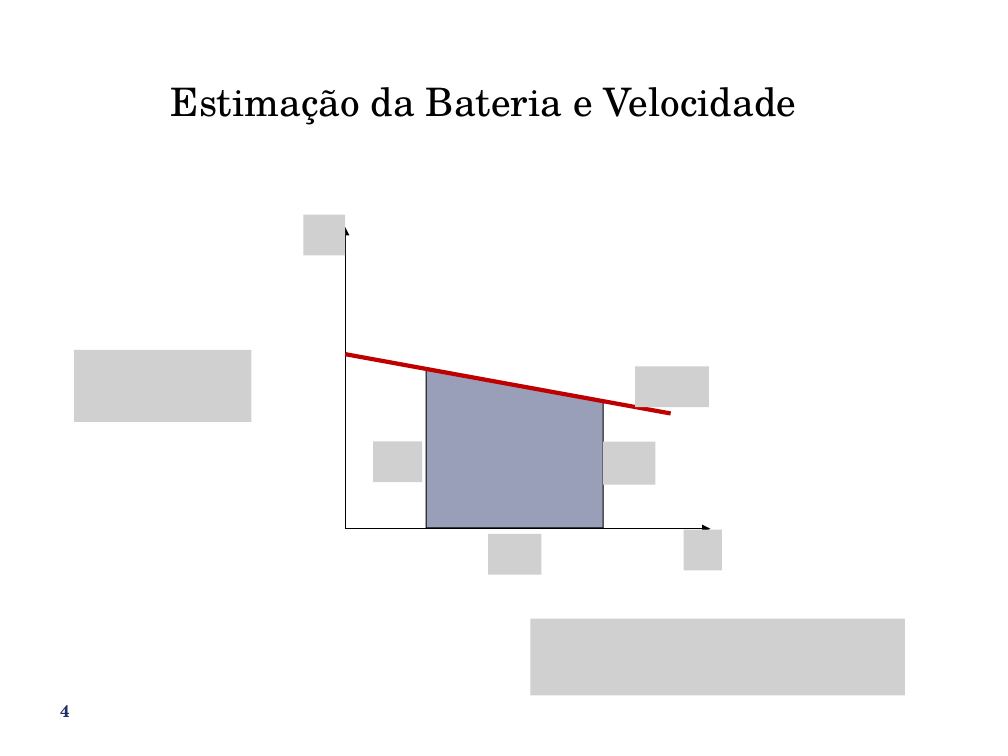
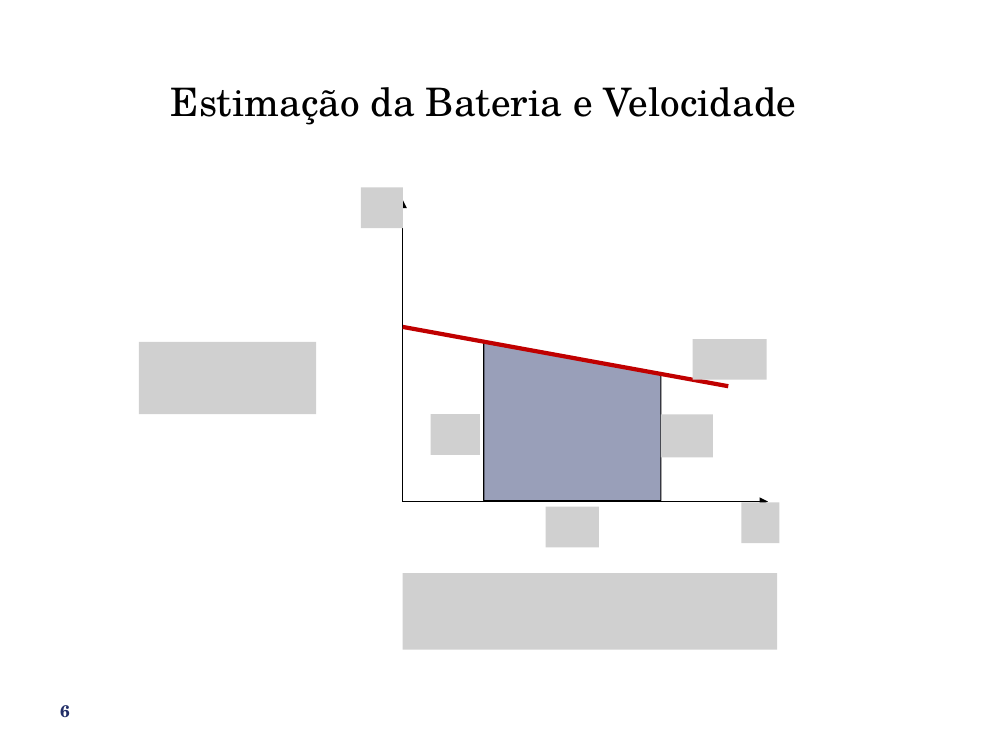
Before and after one commit to ibnunes/Andarilho, a slide deck: slide 6 of Presentation.pptx (slide 4 before the commit). Drawn at 1008x756 pixels with LibreOffice and Linux fonts; fonts in the diff are those of the drawing; grey boxes stand for pictures; background and template pictures are left out. Boxes give left, top, right and bottom in pixels: in the first picture for what was removed or moved away, otherwise in the second. Text is boxed around its words. In the diff, an @@ line names an element or a change of style, - is before the commit and + after.

```diff
--- a/Presentation.pptx
+++ b/Presentation.pptx
@@ 2 pictures, 2 arrows, 1 line moved together from (x1=346, y1=227, x2=711, y2=575) to (x1=403, y1=200, x2=768, y2=547) @@
@@ picture moved from (x1=75, y1=350, x2=252, y2=422) to (x1=139, y1=342, x2=317, y2=414) @@
@@ flow chart manual input moved from (x1=426, y1=370, x2=604, y2=528) to (x1=484, y1=343, x2=661, y2=501) @@
@@ picture moved from (x1=373, y1=442, x2=422, y2=482) to (x1=430, y1=414, x2=480, y2=455) @@
@@ 3 pictures moved together from (x1=303, y1=215, x2=722, y2=571) to (x1=361, y1=187, x2=779, y2=542) @@
@@ picture added at (x1=403, y1=574, x2=778, y2=650) @@
@@ picture removed at (x1=530, y1=619, x2=905, y2=696) @@
@@ page number at (x1=60, y1=705, x2=70, y2=717): text changed @@
-4
+6
```
Also in this commit, not shown: 1 other slide changed, 2 slides added, 6 other files.
